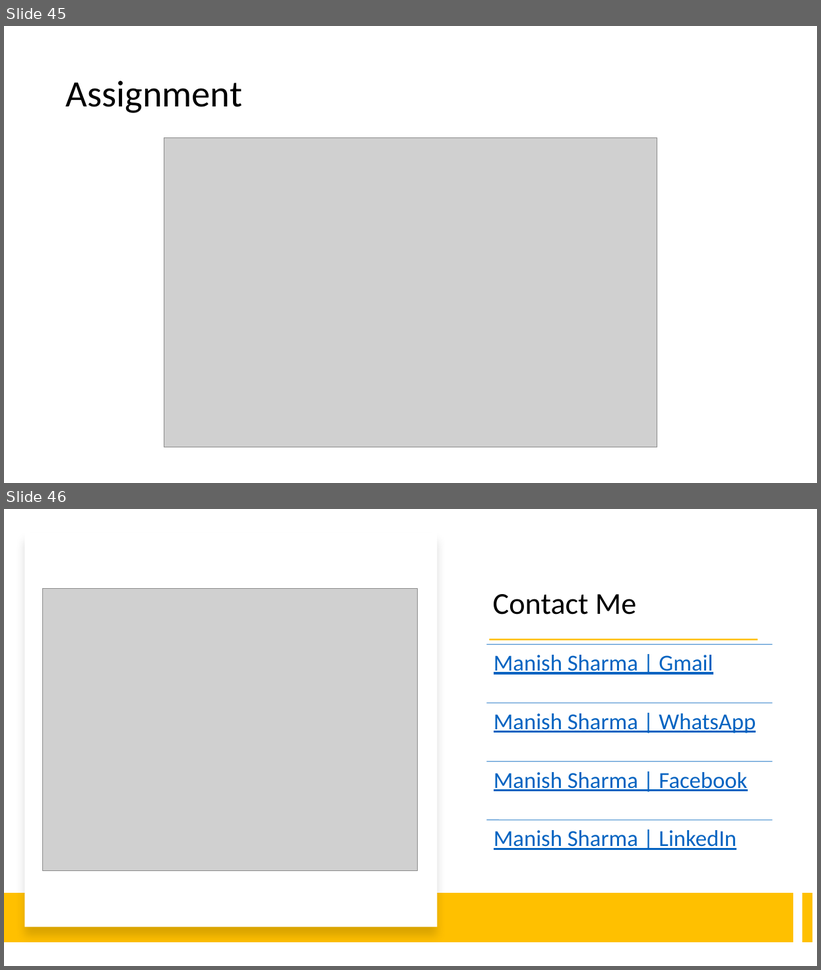
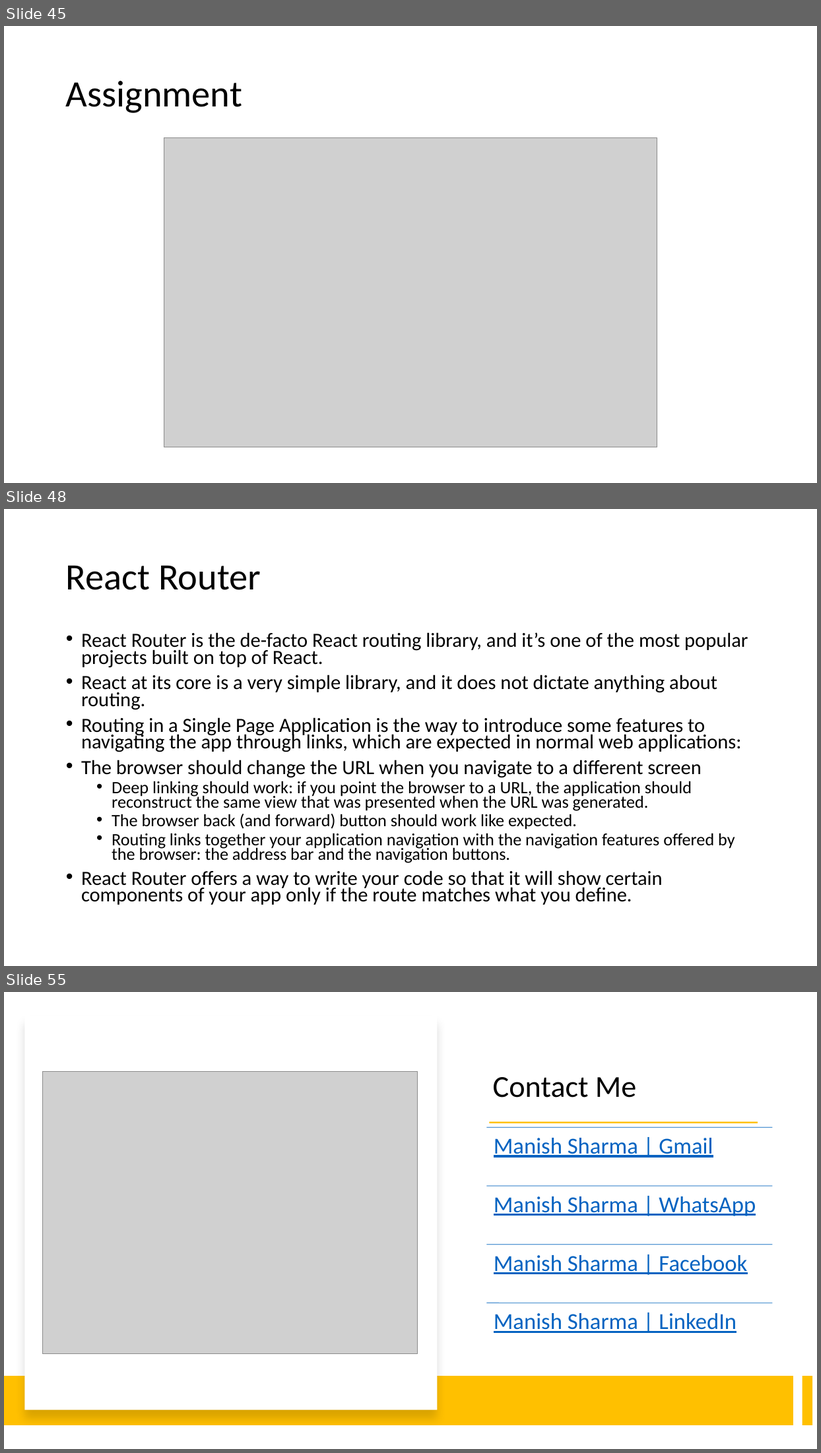
Before and after one commit to manishvbn/ReactJS_Jul22, a slide deck: Notes/React.pptx. Shown one above the other, each under a label of ours: slides 45 and 46 before the commit, slides 45, 48 and 55 after it; the slides between them are not shown. The pictures are 821x970 and 821x1453 pixels, drawn with LibreOffice and Linux fonts; fonts in the diff are those of the drawing; grey boxes stand for pictures. Boxes give left, top, right and bottom in pixels: in the first picture for what was removed or moved away, otherwise in the second. Text is boxed around its words. In the diff, an @@ line names an element or a change of style, - is before the commit and + after.

```diff
--- a/Notes/React.pptx
+++ b/Notes/React.pptx
@@ slide 48 added at (4, 509, 817, 966), background #FFFFFF @@
@@ title added at (66, 565, 261, 590), 44 pt, text #000000 @@
+React Router
@@ text added at (81, 632, 748, 905), 23.8 pt, text #000000 @@
+• React Router is the de-facto React routing library, and it’s one of the most popular projects built on top of React.
+• React at its core is a very simple library, and it does not dictate anything about routing.
+• Routing in a Single Page Application is the way to introduce some features to navigating the app through links, which are expected in normal web applications:
+• The browser should change the URL when you navigate to a different screen
+  • Deep linking should work: if you point the browser to a URL, the application should reconstruct the same view that was presented when the URL was generated.
+  • The browser back (and forward) button should work like expected.
+  • Routing links together your application navigation with the navigation features offered by the browser: the address bar and the navigation buttons.
+• React Router offers a way to write your code so that it will show certain components of your app only if the route matches what you define.
@@ what was slide 46 is now slide 55 @@
```
Also in this commit, not shown: 8 other slides added.
